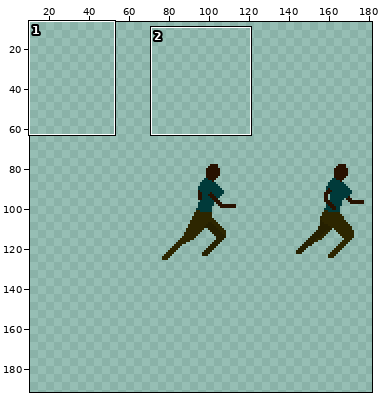
Sprite sheet: gdx-game-android/assets/hero-running-spritesheet.png. Above, an overview of the earlier version with the close-up marked.
Close-up. Before the commit:
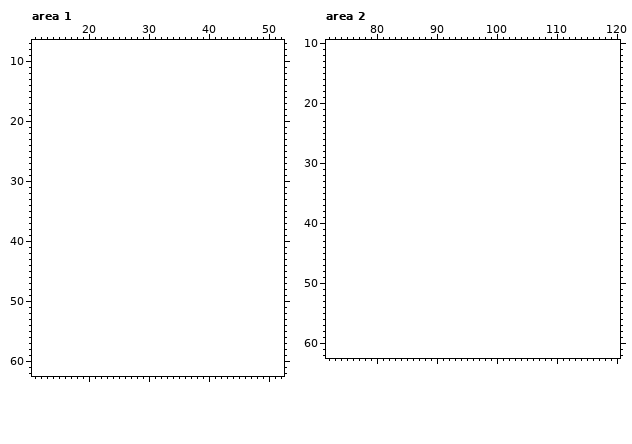
The file is 128x64 pixels. Shown: area 1: x 11..52, y 7..62; area 2: x 72..120, y 10..62. The old version is drawn lined up with the new one, on the new canvas. The wide view leaves out empty margins. The commit also changed other parts of the picture, which this record leaves out.
New version:
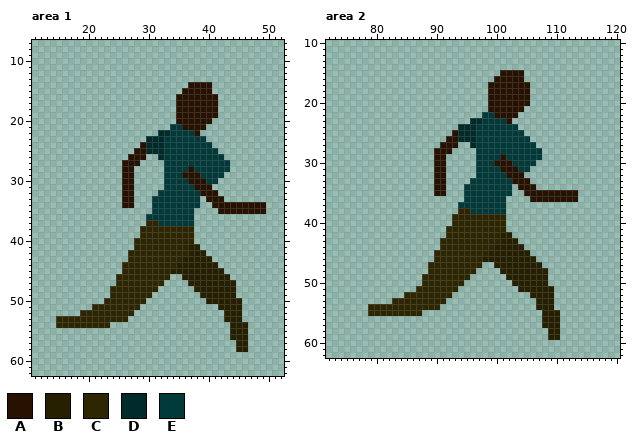
Palette (. is transparent): A #271100  B #262000  C #2d2600  D #002b2b  E #003a3a
What changed:
canvas 128x64 -> 192x192, the old top-left corner now at 64,64
--- area 1
@@ x 11..52 @@
 13 ..........................................
-14 ..........................................
-15 ..........................................
-16 ..........................................
-17 ..........................................
-18 ..........................................
-19 ..........................................
-20 ..........................................
-21 ..........................................
-22 ..........................................
-23 ..........................................
-24 ..........................................
-25 ..........................................
-26 ..........................................
-27 ..........................................
-28 ..........................................
-29 ..........................................
-30 ..........................................
-31 ..........................................
-32 ..........................................
-33 ..........................................
-34 ..........................................
-35 ..........................................
-36 ..........................................
-37 ..........................................
-38 ..........................................
-39 ..........................................
-40 ..........................................
-41 ..........................................
-42 ..........................................
-43 ..........................................
-44 ..........................................
-45 ..........................................
-46 ..........................................
-47 ..........................................
-48 ..........................................
-49 ..........................................
-50 ..........................................
-51 ..........................................
-52 ..........................................
-53 ..........................................
-54 ..........................................
-55 ..........................................
-56 ..........................................
-57 ..........................................
-58 ..........................................
+14 ..........................AAAA............
+15 .........................AAAAA............
+16 ........................AAAAAAA...........
+17 ........................AAAAAAA...........
+18 ........................AAAAAAA...........
+19 ........................AAAAAAA...........
+20 ........................AAAAAA............
+21 .......................EEAAAA.............
+22 .....................DDEEEEA..............
+23 ...................DDDEEEEEEE.............
+24 ..................ADDDEEEEEEEE............
+25 .................AADDDEEEEEEEEE...........
+26 ................AAA..DEEEEEEEEEE..........
+27 ...............AAA....EEEEEEEEEEE.........
+28 ...............AA.....EEEEAEEEEEE.........
+29 ...............AA.....EEEAAAEEEE..........
+30 ...............AA.....EEEEAAAEE...........
+31 ...............AA.....EEEEEAAA............
+32 ...............AA....EEEEEEEAAA...........
+33 ...............AA...EEEEEEEE.AAA..........
+34 ...............AA...EEEEEEEE..AAAAAAAAA...
+35 ....................EEEEEEE....AAAAAAAA...
+36 ...................EEEEEEEE...............
+37 ...................CCEEEEEE...............
+38 ..................CCCCCCCCC...............
+39 ..................CCCCCCCCC...............
+40 .................CCCCCCCCCC...............
+41 .................CCCCCCCCCBB..............
+42 ................CCCCCCCCCCBBB.............
+43 ................CCCCCCCCCBBBBB............
+44 ...............CCCCCCCCCBBBBBBB...........
+45 ...............CCCCCCCCBBBBBBBBB..........
+46 ..............CCCCCCCCC..BBBBBBBB.........
+47 ..............CCCCCCCC....BBBBBBBB........
+48 .............CCCCCCCC......BBBBBBB........
+49 .............CCCCCCC........BBBBBB........
+50 ............CCCCCCC..........BBBBBB.......
+51 ..........CCCCCCCC.............BBBB.......
+52 ........CCCCCCCCC...............BBB.......
+53 ....CCCCCCCCCCCC................BBB.......
+54 ....CCCCCCCCC....................BBB......
+55 .................................BBB......
+56 .................................BBB......
+57 ..................................BB......
+58 ..................................BB......
 59 ..........................................
--- area 2
@@ x 72..120 @@
 14 .................................................
-15 .................................................
-16 .................................................
-17 .................................................
-18 .................................................
-19 .................................................
-20 .................................................
-21 .................................................
-22 .................................................
-23 .................................................
-24 .................................................
-25 .................................................
-26 .................................................
-27 .................................................
-28 .................................................
-29 .................................................
-30 .................................................
-31 .................................................
-32 .................................................
-33 .................................................
-34 .................................................
-35 .................................................
-36 .................................................
-37 .................................................
-38 .................................................
-39 .................................................
-40 .................................................
-41 .................................................
-42 .................................................
-43 .................................................
-44 .................................................
-45 .................................................
-46 .................................................
-47 .................................................
-48 .................................................
-49 .................................................
-50 .................................................
-51 .................................................
-52 .................................................
-53 .................................................
-54 .................................................
-55 .................................................
-56 .................................................
-57 .................................................
-58 .................................................
-59 .................................................
+15 .............................AAAA................
+16 ............................AAAAA................
+17 ...........................AAAAAAA...............
+18 ...........................AAAAAAA...............
+19 ...........................AAAAAAA...............
+20 ...........................AAAAAAA...............
+21 ...........................AAAAAA................
+22 ..........................EEAAAA.................
+23 ........................DDEEEEA..................
+24 ......................DDDEEEEEEE.................
+25 .....................ADDDEEEEEEEE................
+26 ....................AADDDEEEEEEEEE...............
+27 ...................AAA..DEEEEEEEEEE..............
+28 ..................AAA....EEEEEEEEEEE.............
+29 ..................AA.....EEEEAEEEEEE.............
+30 ..................AA.....EEEAAAEEEE..............
+31 ..................AA.....EEEEAAAEE...............
+32 ..................AA.....EEEEEAAA................
+33 ..................AA....EEEEEEEAAA...............
+34 ..................AA...EEEEEEEE.AAA..............
+35 ..................AA...EEEEEEEE..AAAAAAAAA.......
+36 .......................EEEEEEE....AAAAAAAA.......
+37 ......................EEEEEEEE...................
+38 ......................CCEEEEEE...................
+39 .....................CCCCCCCCC...................
+40 .....................CCCCCCCCC...................
+41 ....................CCCCCCCCCC...................
+42 ....................CCCCCCCCCBB..................
+43 ...................CCCCCCCCCCBBB.................
+44 ...................CCCCCCCCCBBBBB................
+45 ..................CCCCCCCCCBBBBBBB...............
+46 ..................CCCCCCCCBBBBBBBBB..............
+47 .................CCCCCCCCC..BBBBBBBB.............
+48 .................CCCCCCCC....BBBBBBBB............
+49 ................CCCCCCCC......BBBBBBB............
+50 ................CCCCCCC........BBBBBB............
+51 ...............CCCCCCC..........BBBBBB...........
+52 .............CCCCCCCC.............BBBB...........
+53 ...........CCCCCCCCC...............BBB...........
+54 .......CCCCCCCCCCCC................BBB...........
+55 .......CCCCCCCCC....................BBB..........
+56 ....................................BBB..........
+57 ....................................BBB..........
+58 .....................................BB..........
+59 .....................................BB..........
 60 .................................................
Where, in picture pixels (left, top, right, bottom), the same in both close-ups:
added: (56, 82, 266, 352)
added: (368, 70, 578, 340)
